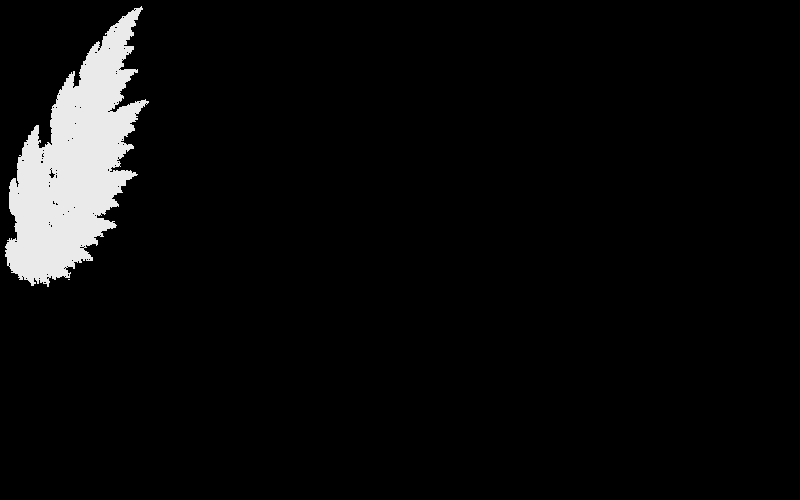
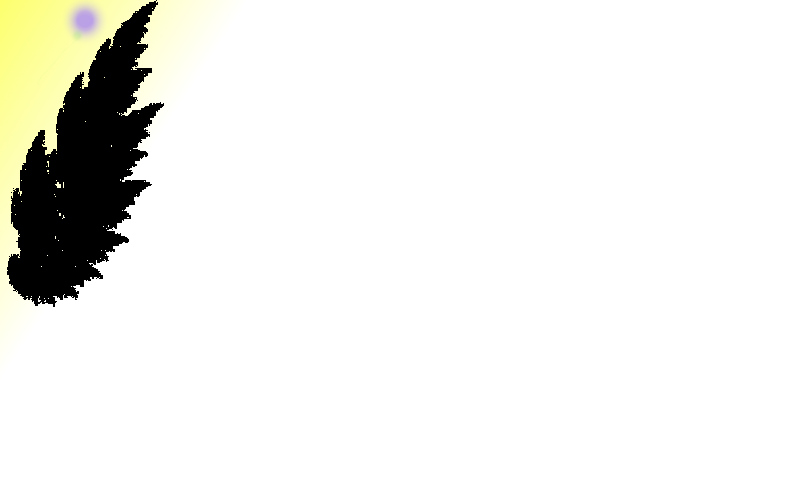
Layer changes from the first 800 x 500 image to the second:
added layer "true #3" above "true #1" over bbox(7, 0, 164, 307)
hid "true #1", painted on it over bbox(5, 6, 149, 287)
added layer "true #2" above "true" over bbox(0, 0, 800, 500)
hid "true" over bbox(0, 0, 800, 500)
